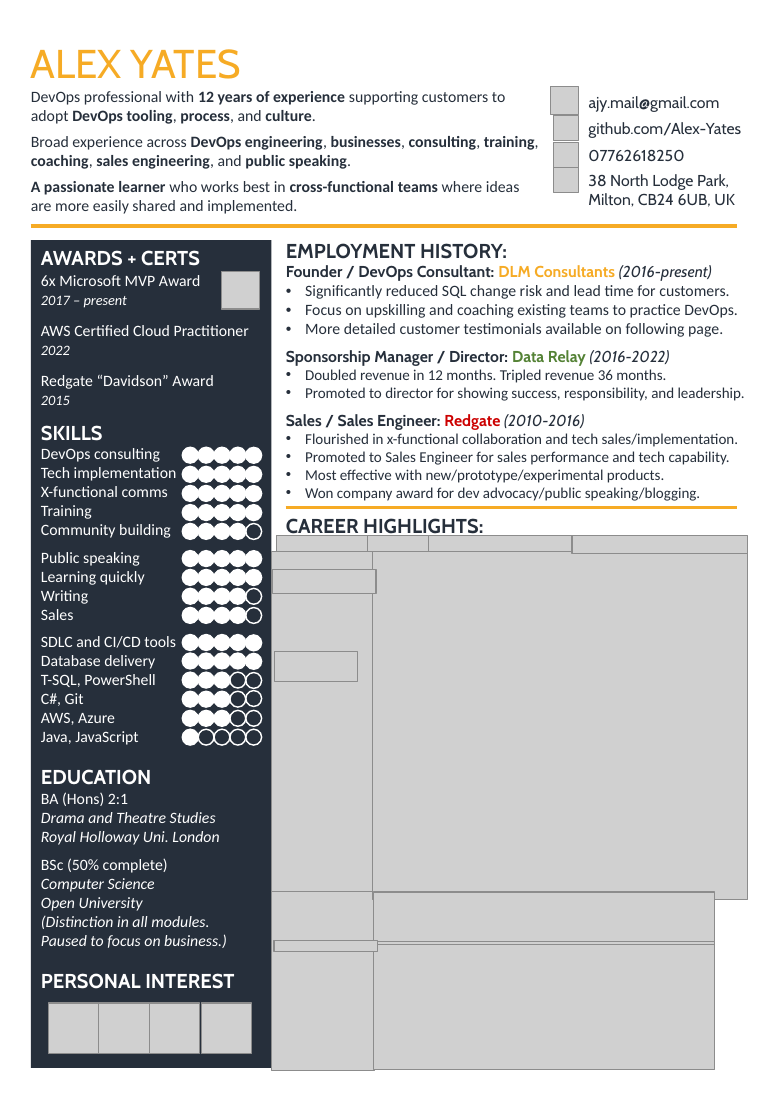
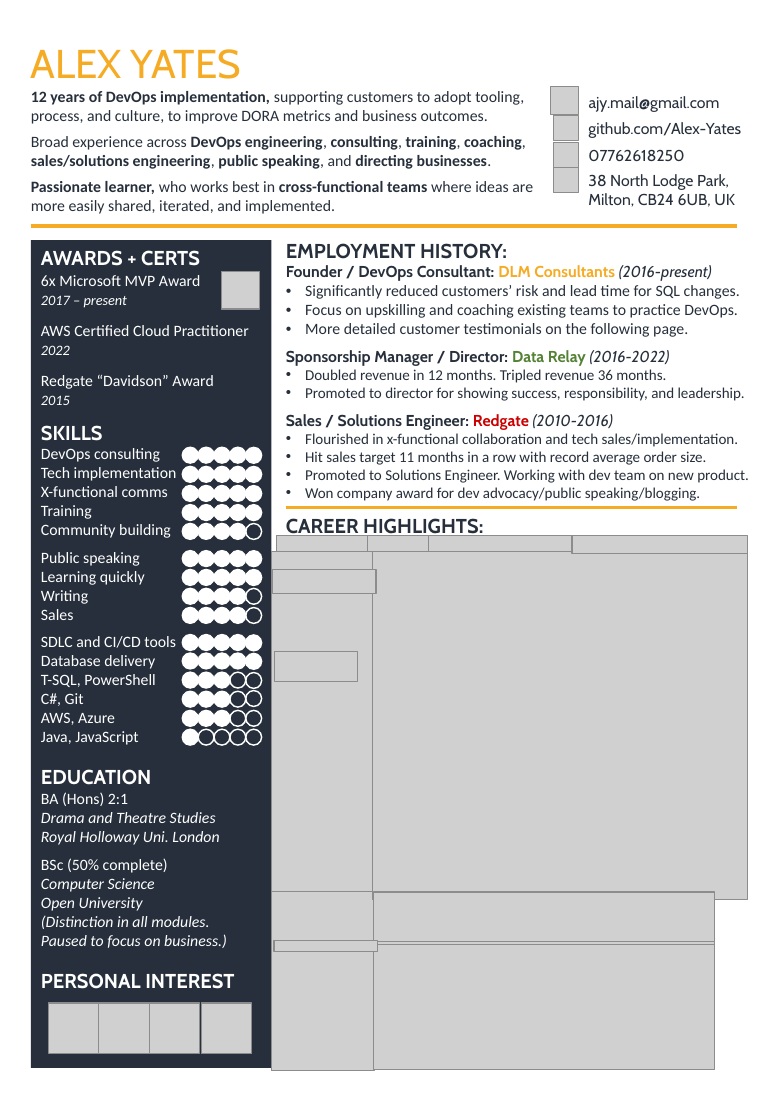
Before and after one commit to Alex-Yates/curriculum-vitae, a slide deck: slide 1 of src/CV_AlexYates_EMEA_vNext.pptx. Drawn at 775x1120 pixels with LibreOffice and Linux fonts; fonts in the diff are those of the drawing; grey boxes stand for pictures; background and template pictures are left out. Boxes give left, top, right and bottom in pixels: in the first picture for what was removed or moved away, otherwise in the second. Text is boxed around its words. In the diff, an @@ line names an element or a change of style, - is before the commit and + after.

```diff
--- a/src/CV_AlexYates_EMEA_vNext.pptx
+++ b/src/CV_AlexYates_EMEA_vNext.pptx
@@ text at box(31, 91, 533, 214): text changed; bold off @@
-DevOps professional with 12 years of experience supporting customers to adopt DevOps tooling, process, and culture.
-Broad experience across DevOps engineering, businesses, consulting, training, coaching, sales engineering, and public speaking.
-A passionate learner who works best in cross-functional teams where ideas are more easily shared and implemented.
+12 years of DevOps implementation, supporting customers to adopt tooling, process, and culture, to improve DORA metrics and business outcomes.
+Broad experience across DevOps engineering, consulting, training, coaching, sales/solutions engineering, public speaking, and directing businesses.
+Passionate learner, who works best in cross-functional teams where ideas are more easily shared, iterated, and implemented.
@@ text at box(305, 285, 740, 299): text changed @@
-• Significantly reduced SQL change risk and lead time for customers.
+• Significantly reduced customers’ risk and lead time for SQL changes.
@@ text at box(305, 323, 688, 337): text changed @@
-• More detailed customer testimonials available on following page.
+• More detailed customer testimonials on the following page.
@@ text at box(286, 414, 613, 430): text changed @@
-Sales / Sales Engineer: Redgate (2010-2016)
+Sales / Solutions Engineer: Redgate (2010-2016)
@@ text at box(305, 451, 749, 483): text changed @@
-• Promoted to Sales Engineer for sales performance and tech capability.
-• Most effective with new/prototype/experimental products.
+• Hit sales target 11 months in a row with record average order size.
+• Promoted to Solutions Engineer. Working with dev team on new product.
```
Also in this commit, not shown: 1 other slide changed, 1 other file.
